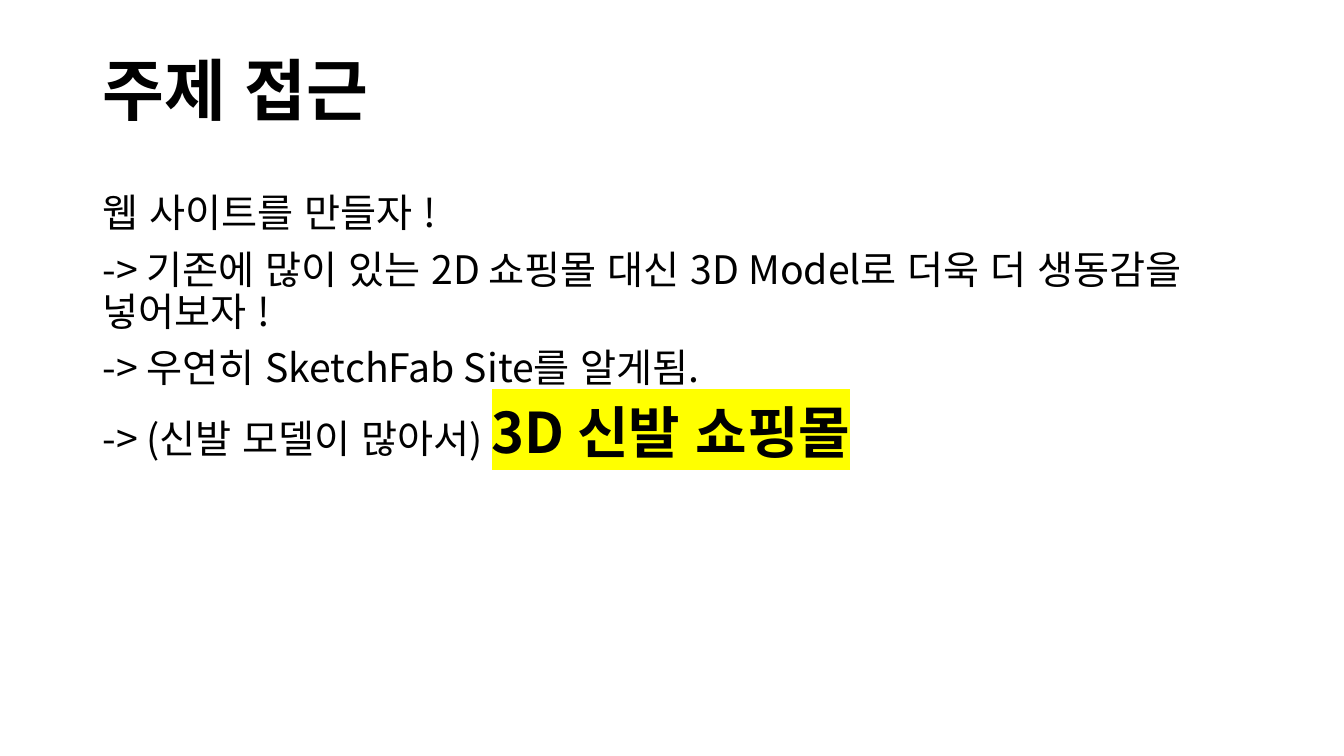
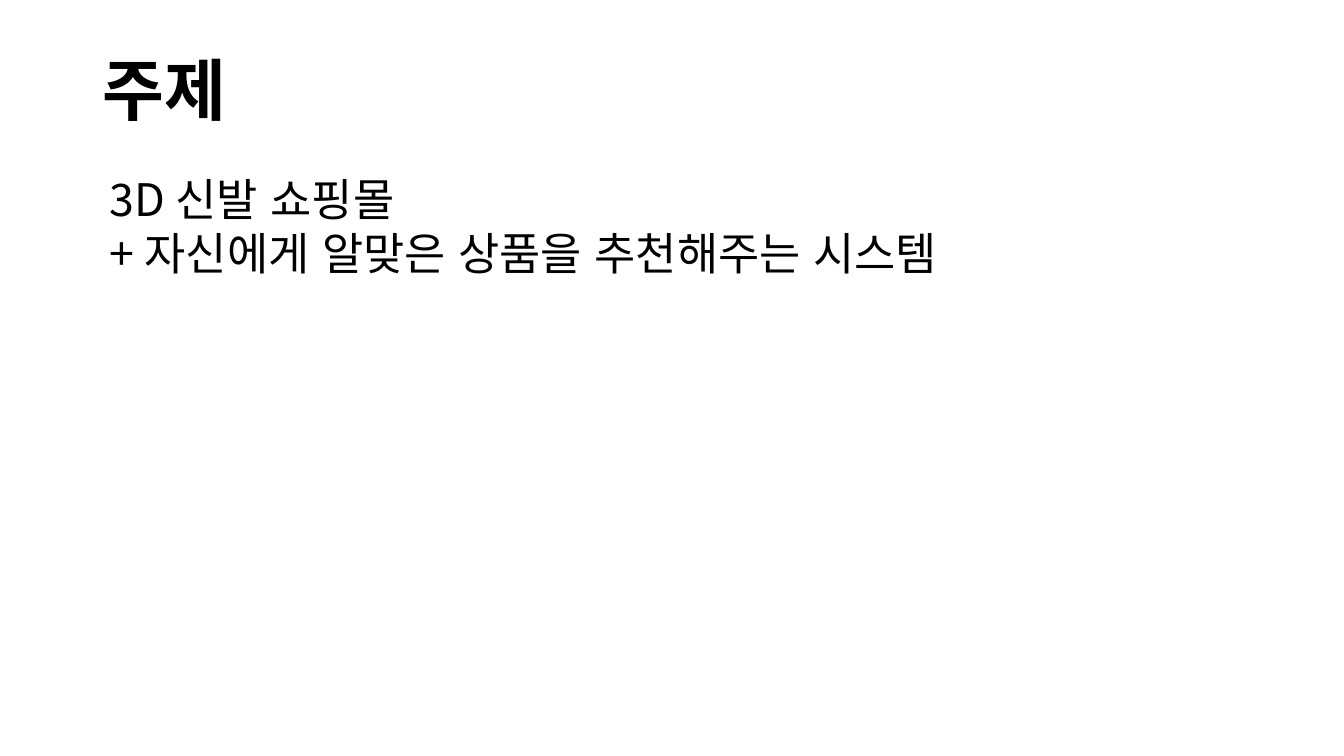
Before and after one commit to Github-AppData/3DShoesModel_WebSite, a slide deck: slide 2 of Meeating/3D Model Shoes WebSite.pptx. Drawn at 1344x756 pixels with LibreOffice and Linux fonts; fonts in the diff are those of the drawing. Boxes give left, top, right and bottom in pixels: in the first picture for what was removed or moved away, otherwise in the second. Text is boxed around its words. In the diff, an @@ line names an element or a change of style, - is before the commit and + after.

```diff
--- a/Meeating/3D Model Shoes WebSite.pptx
+++ b/Meeating/3D Model Shoes WebSite.pptx
@@ title at [102, 58, 226, 121]: text changed @@
-주제 접근
+주제
@@ text added at [110, 179, 937, 274], 32 pt, text #000000 @@
+3D 신발 쇼핑몰
++ 자신에게 알맞은 상품을 추천해주는 시스템
@@ text removed at [102, 194, 1182, 461] @@
-웹 사이트를 만들자 !
--> 기존에 많이 있는 2D 쇼핑몰 대신 3D Model로 더욱 더 생동감을 넣어보자 !
--> 우연히 SketchFab Site를 알게됨.
--> (신발 모델이 많아서) 3D 신발 쇼핑몰
```
Also in this commit, not shown: 3 other slides changed, 2 slides added, 2 slides removed.
